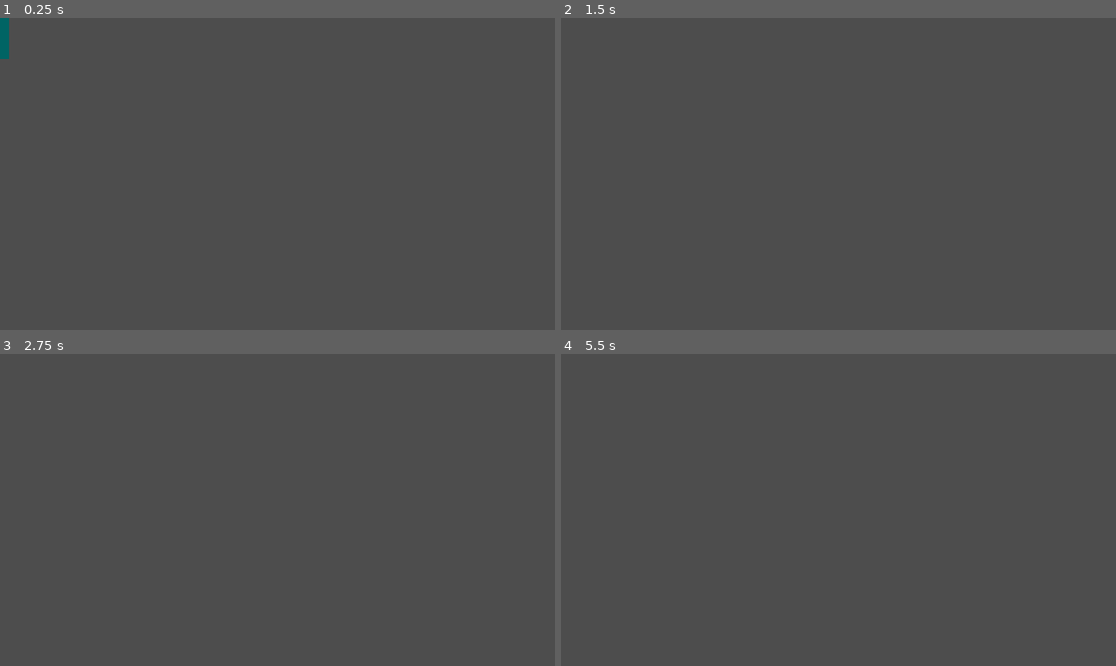
Above: before the commit, frames 1-4 (two rows, left to right).
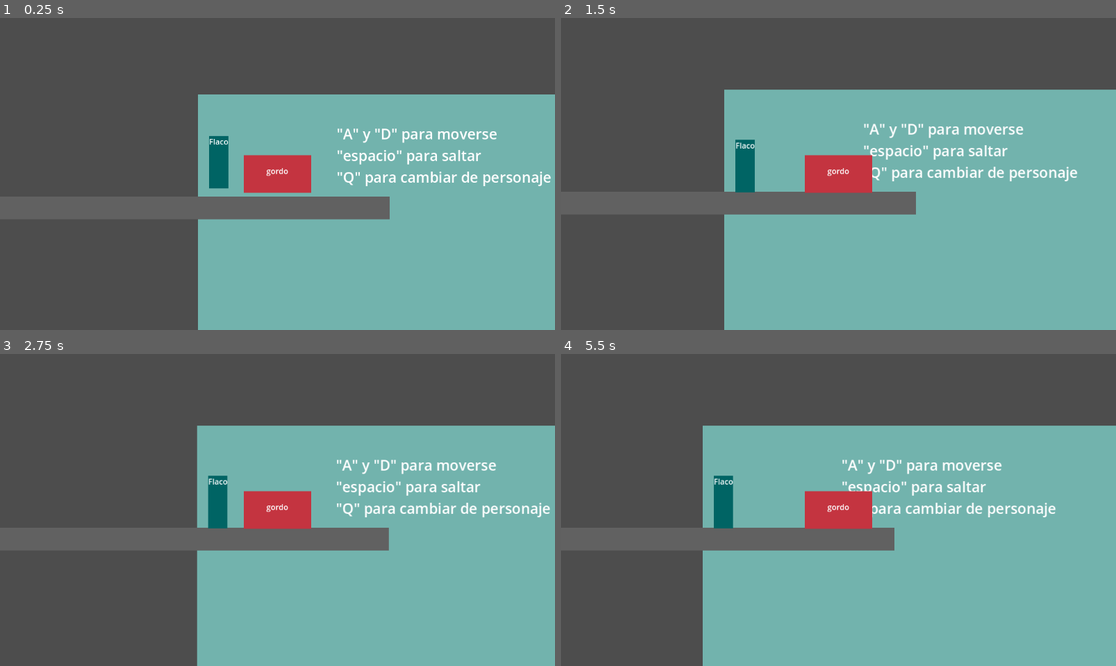
Above: after the commit, the same moments.

Repository: MauroCastro1705/DUO-proyecto-gestion
Game: Godot game, scene res://Levels/stage-prueba.tscn
The game is run twice, just before and just after one commit, with the same random seed, the same clock (stepped at 60 frames per second) and the same inputs. Before the commit the project starts from res://characters/Flaco.tscn.
Inputs (mouse positions are in pixels of both pictures, inside the frame that each line leads up to):
- Up to frame 1 (0.25 s): no input
- Up to frame 2 (1.5 s): tap Enter at 0.5 s; move the mouse to (960, 158) at 0.52 s; hold D (derecha) 0.53-1.25 s; hold E (accion) 0.53-1.25 s; click (960, 158) at 0.67 s; tap Space (salto) at 0.77 s; drag from (727, 189) to (810, 236) at 1.27 s
- Up to frame 3 (2.75 s): tap Space (salto) at 2 s; move the mouse to (333, 441) at 2.02 s; hold A (izquierda) from 2.03 s (still down); tap O at 2.1 s
- Up to frame 4 (5.5 s): release A (izquierda) at 2.75 s; drag from (810, 572) to (672, 463) at 2.77 s; tap Enter at 3.5 s; move the mouse to (1005, 556) at 3.52 s; hold D (derecha) 3.53-4.25 s; tap Shift at 3.6 s; tap Space (salto) at 3.77, 5 s; drag from (672, 463) to (755, 432) at 4.27 s; move the mouse to (866, 510) at 5.02 s; hold D (derecha) from 5.03 s (still down); hold E (accion) from 5.03 s (still down); click (866, 510) at 5.17 s

The runs differ from the first frame. In frame 1, 46% of the frame differs, in the area x 0-100%, y 0-100%; in frame 2, 52%; in frame 3, 47%; in frame 4, 55%, in the area x 25-100%, y 22-100%.

Commit message:
export html

Diff:
--- a/project.godot
+++ b/project.godot
@@ -11,7 +11,7 @@
 [application]
 
 config/name="Juego-Gestion-DUO"
-run/main_scene="uid://3ht2b6g4whk7"
+run/main_scene="uid://cpjkelsqxc364"
 config/features=PackedStringArray("4.4", "GL Compatibility")
 config/icon="res://icon.svg"
 
Not shown, added: export/index.apple-touch-icon.png.import
Not shown, added: export/index.icon.png.import
Not shown, added: export/index.png.import
Not shown, changed: export_presets.cfg
Not shown, removed: export/DUO.zip
Not shown, added: export/index.apple-touch-icon.png
Not shown, added: export/index.audio.position.worklet.js
Not shown, added: export/index.audio.worklet.js
Not shown, added: export/index.html
Not shown, added: export/index.icon.png
Not shown, added: export/index.js
Not shown, added: export/index.pck
(and 2 more such lines)
